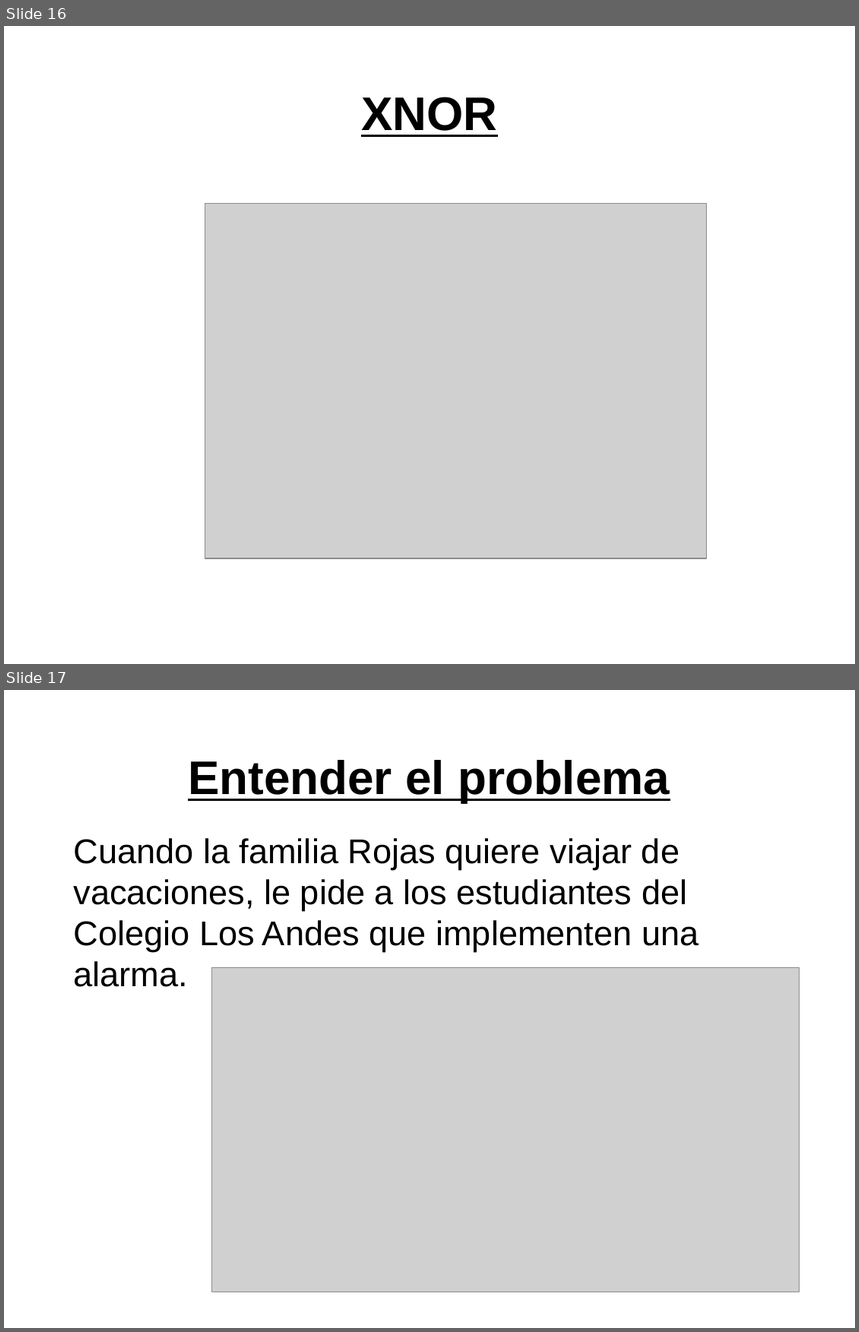
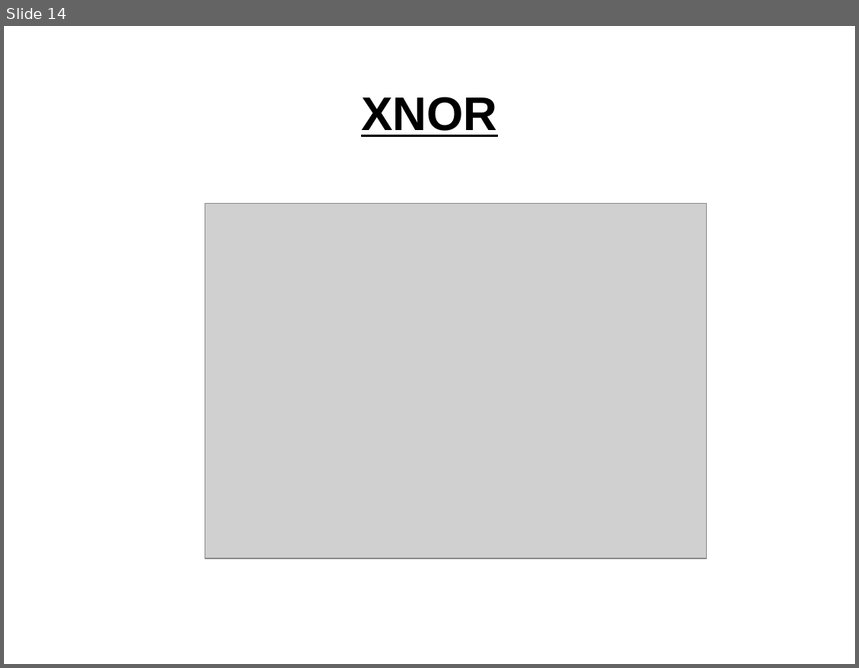
Before and after one commit to karolans25/luabot, a slide deck: planDeEstudio/Temas/3.SistemasDigitales_Boole/Clase5.odp. Shown one above the other, each under a label of ours: slides 16 and 17 before the commit, slide 14 after it. The pictures are 859x1332 and 859x668 pixels, drawn with LibreOffice and Linux fonts; fonts in the diff are those of the drawing; grey boxes stand for pictures. Boxes give left, top, right and bottom in pixels: in the first picture for what was removed or moved away, otherwise in the second. Text is boxed around its words. In the diff, an @@ line names an element or a change of style, - is before the commit and + after.

```diff
--- a/planDeEstudio/Temas/3.SistemasDigitales_Boole/Clase5.odp
+++ b/planDeEstudio/Temas/3.SistemasDigitales_Boole/Clase5.odp
@@ slide 17 removed at (4, 690, 855, 1328), background #FFFFFF @@
@@ title removed at (188, 760, 670, 802) @@
-Entender el problema
@@ text removed at (73, 838, 699, 987) @@
-Cuando la familia Rojas quiere viajar de vacaciones, le pide a los estudiantes del Colegio Los Andes que implementen una alarma.
@@ picture removed at (212, 968, 800, 1293) @@
@@ what was slide 16 is now slide 14 @@
```
Also in this commit, not shown: 7 slides added, 7 other slides removed, 8 other files.
